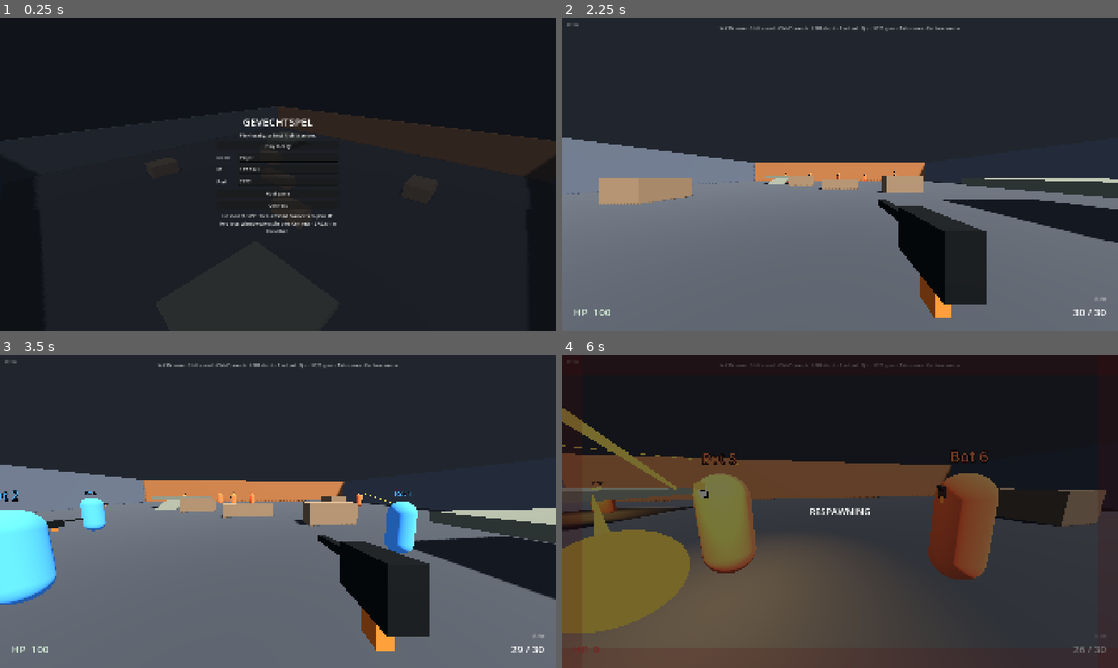
Above: before the commit, frames 1-4 (two rows, left to right).
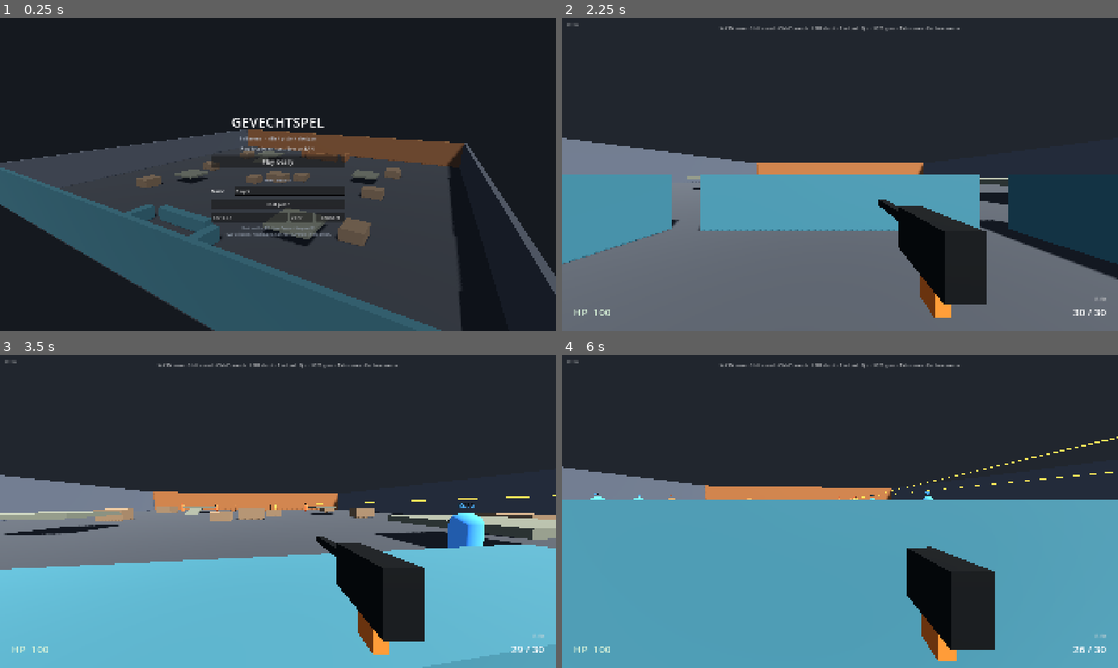
Above: after the commit, the same moments.

Repository: MezzoSplash/gevechtspel2
Game: Godot game, scene res://scenes/main.tscn
Two runs of this game, one before a commit and one after it. Both use one fixed random seed, a clock stepped at 60 frames per second and the inputs below.
Inputs (mouse positions are in pixels of both pictures, inside the frame that each line leads up to):
- Up to frame 1 (0.25 s): no input
- Up to frame 2 (2.25 s): click "Host game" at 0.5 s; click "Connect" at 1.25 s; click "Play locally" at 2 s
- Up to frame 3 (3.5 s): tap Enter at 2.75 s; move the mouse to (305, 511) at 2.77 s; hold W (move_forward) from 2.78 s (still down); hold Ctrl (crouch) from 2.78 s (still down); click (305, 511) at 2.92 s; tap Space (jump) at 3.02 s
- Up to frame 4 (6 s): keep holding W (move_forward); move the mouse to (812, 511) at 3.52 s; release Ctrl (crouch) at 3.53 s; click (812, 511) at 3.6 s; tap Space (jump) at 3.77, 5.27 s; move the mouse to (851, 505) at 4.27 s; hold Shift (sprint) 4.28-5.03 s; click (851, 505) at 4.42 s; move the mouse to (834, 517) at 5.02 s; tap Q (switch_weapon) at 5.1 s; click (834, 517) at 5.17 s; move the mouse to (878, 514) at 5.77 s; tap 1 (weapon_1) at 5.85 s; click (878, 514) at 5.92 s

The runs differ from the first frame. In frame 1, 43% of the frame differs, in the area x 0-100%, y 28-100%; in frame 2, 18%; in frame 3, 43%; in frame 4, 66%, in the area x 0-100%, y 0-100%.

Commit message:
v0.2.0
Larger 3-lane arena, spawn pockets, main menu scene, and spawn-in-cover fix.

Diff:
--- a/scenes/main.tscn
+++ b/scenes/main.tscn
@@ -1,8 +1,9 @@
-[gd_scene load_steps=11 format=3]
+[gd_scene load_steps=12 format=3]
 
 [ext_resource type="Script" path="res://scripts/main.gd" id="1_main"]
 [ext_resource type="PackedScene" path="res://scenes/player.tscn" id="2_player"]
 [ext_resource type="PackedScene" path="res://scenes/hud.tscn" id="4_hud"]
+[ext_resource type="PackedScene" path="res://scenes/menu.tscn" id="5_menu"]
 
 [sub_resource type="Environment" id="Environment_arena"]
 background_mode = 1
@@ -42,9 +43,9 @@
 script = ExtResource("1_main")
 
 [node name="MenuCamera" type="Camera3D" parent="."]
-transform = Transform3D(0.707107, -0.353553, 0.612372, 0, 0.866025, 0.5, -0.707107, -0.353553, 0.612372, 16, 11, 16)
+transform = Transform3D(1, 0, 0, 0, 1, 0, 0, 0, 1, 24, 14, 40)
 current = true
-fov = 70.0
+fov = 62.0
 groups = ["menu_camera"]
 
 [node name="WorldEnvironment" type="WorldEnvironment" parent="."]
@@ -65,67 +66,127 @@
 
 [node name="Floor" type="CSGBox3D" parent="Arena"]
 transform = Transform3D(1, 0, 0, 0, 1, 0, 0, 0, 1, 0, -0.5, 0)
-size = Vector3(44, 1, 44)
+size = Vector3(60, 1, 60)
 material = SubResource("Mat_floor")
 
 [node name="WallNorth" type="CSGBox3D" parent="Arena"]
-transform = Transform3D(1, 0, 0, 0, 1, 0, 0, 0, 1, 0, 2, -22)
-size = Vector3(44, 5, 0.5)
+transform = Transform3D(1, 0, 0, 0, 1, 0, 0, 0, 1, 0, 2.5, -30)
+size = Vector3(60, 6, 0.5)
 material = SubResource("Mat_wall_warm")
 
 [node name="WallSouth" type="CSGBox3D" parent="Arena"]
-transform = Transform3D(1, 0, 0, 0, 1, 0, 0, 0, 1, 0, 2, 22)
-size = Vector3(44, 5, 0.5)
+transform = Transform3D(1, 0, 0, 0, 1, 0, 0, 0, 1, 0, 2.5, 30)
+size = Vector3(60, 6, 0.5)
 material = SubResource("Mat_wall_cool")
 
 [node name="WallWest" type="CSGBox3D" parent="Arena"]
-transform = Transform3D(1, 0, 0, 0, 1, 0, 0, 0, 1, -22, 2, 0)
-size = Vector3(0.5, 5, 44)
+transform = Transform3D(1, 0, 0, 0, 1, 0, 0, 0, 1, -30, 2.5, 0)
+size = Vector3(0.5, 6, 60)
 material = SubResource("Mat_wall")
 
 [node name="WallEast" type="CSGBox3D" parent="Arena"]
-transform = Transform3D(1, 0, 0, 0, 1, 0, 0, 0, 1, 22, 2, 0)
-size = Vector3(0.5, 5, 44)
+transform = Transform3D(1, 0, 0, 0, 1, 0, 0, 0, 1, 30, 2.5, 0)
+size = Vector3(0.5, 6, 60)
 material = SubResource("Mat_wall")
 
-[node name="CoverA" type="CSGBox3D" parent="Arena"]
-transform = Transform3D(1, 0, 0, 0, 1, 0, 0, 0, 1, -5.5, 0.7, -4)
-size = Vector3(3.2, 1.4, 1.4)
-material = SubResource("Mat_cover")
-
-[node name="CoverB" type="CSGBox3D" parent="Arena"]
-transform = Transform3D(1, 0, 0, 0, 1, 0, 0, 0, 1, 5.5, 0.7, 4)
-size = Vector3(3.2, 1.4, 1.4)
-material = SubResource("Mat_cover")
-
-[node name="CoverC" type="CSGBox3D" parent="Arena"]
-transform = Transform3D(1, 0, 0, 0, 1, 0, 0, 0, 1, 0, 0.55, 0)
-size = Vector3(4.2, 1.1, 1.2)
-material = SubResource("Mat_cover")
-
-[node name="CoverD" type="CSGBox3D" parent="Arena"]
-transform = Transform3D(1, 0, 0, 0, 1, 0, 0, 0, 1, -12, 0.7, 8)
-size = Vector3(2.2, 1.4, 3.0)
-material = SubResource("Mat_cover")
-
-[node name="CoverE" type="CSGBox3D" parent="Arena"]
-transform = Transform3D(1, 0, 0, 0, 1, 0, 0, 0, 1, 12, 0.7, -8)
-size = Vector3(2.2, 1.4, 3.0)
-material = SubResource("Mat_cover")
+[node name="MidA" type="CSGBox3D" parent="Arena"]
+transform = Transform3D(1, 0, 0, 0, 1, 0, 0, 0, 1, 0, 0.7, 0)
+size = Vector3(3.6, 1.4, 2.4)
+material = SubResource("Mat_cover")
+
+[node name="MidB" type="CSGBox3D" parent="Arena"]
+transform = Transform3D(1, 0, 0, 0, 1, 0, 0, 0, 1, -3.4, 0.55, 2.8)
+size = Vector3(2.2, 1.1, 2.2)
+material = SubResource("Mat_cover")
+
+[node name="MidC" type="CSGBox3D" parent="Arena"]
+transform = Transform3D(1, 0, 0, 0, 1, 0, 0, 0, 1, 3.4, 0.55, -2.8)
+size = Vector3(2.2, 1.1, 2.2)
+material = SubResource("Mat_cover")
+
+[node name="West1" type="CSGBox3D" parent="Arena"]
+transform = Transform3D(1, 0, 0, 0, 1, 0, 0, 0, 1, -18, 0.7, -14)
+size = Vector3(2.6, 1.4, 3.0)
+material = SubResource("Mat_cover")
+
+[node name="West2" type="CSGBox3D" parent="Arena"]
+transform = Transform3D(1, 0, 0, 0, 1, 0, 0, 0, 1, -17, 0.7, 0)
+size = Vector3(3.0, 1.4, 1.8)
+material = SubResource("Mat_cover")
+
+[node name="West3" type="CSGBox3D" parent="Arena"]
+transform = Transform3D(1, 0, 0, 0, 1, 0, 0, 0, 1, -18, 0.7, 14)
+size = Vector3(2.6, 1.4, 3.0)
+material = SubResource("Mat_cover")
+
+[node name="East1" type="CSGBox3D" parent="Arena"]
+transform = Transform3D(1, 0, 0, 0, 1, 0, 0, 0, 1, 18, 0.7, 14)
+size = Vector3(2.6, 1.4, 3.0)
+material = SubResource("Mat_cover")
+
+[node name="East2" type="CSGBox3D" parent="Arena"]
+transform = Transform3D(1, 0, 0, 0, 1, 0, 0, 0, 1, 17, 0.7, 0)
+size = Vector3(3.0, 1.4, 1.8)
+material = SubResource("Mat_cover")
+
+[node name="East3" type="CSGBox3D" parent="Arena"]
+transform = Transform3D(1, 0, 0, 0, 1, 0, 0, 0, 1, 18, 0.7, -14)
+size = Vector3(2.6, 1.4, 3.0)
+material = SubResource("Mat_cover")
+
+[node name="SpawnBlueFront" type="CSGBox3D" parent="Arena"]
+transform = Transform3D(1, 0, 0, 0, 1, 0, 0, 0, 1, 0, 0.8, 21.5)
+size = Vector3(8.0, 1.6, 1.1)
+material = SubResource("Mat_wall_cool")
+
+[node name="SpawnBlueL" type="CSGBox3D" parent="Arena"]
+transform = Transform3D(1, 0, 0, 0, 1, 0, 0, 0, 1, -5.5, 0.8, 24)
+size = Vector3(1.1, 1.6, 4.2)
+material = SubResource("Mat_wall_cool")
+
+[node name="SpawnBlueR" type="CSGBox3D" parent="Arena"]
+transform = Transform3D(1, 0, 0, 0, 1, 0, 0, 0, 1, 5.5, 0.8, 24)
+size = Vector3(1.1, 1.6, 4.2)
+material = SubResource("Mat_wall_cool")
+
+[node name="SpawnOrangeFront" type="CSGBox3D" parent="Arena"]
+transform = Transform3D(1, 0, 0, 0, 1, 0, 0, 0, 1, 0, 0.8, -21.5)
+size = Vector3(8.0, 1.6, 1.1)
+material = SubResource("Mat_wall_warm")
+
+[node name="SpawnOrangeL" type="CSGBox3D" parent="Arena"]
+transform = Transform3D(1, 0, 0, 0, 1, 0, 0, 0, 1, -5.5, 0.8, -24)
+size = Vector3(1.1, 1.6, 4.2)
+material = SubResource("Mat_wall_warm")
+
+[node name="SpawnOrangeR" type="CSGBox3D" parent="Arena"]
+transform = Transform3D(1, 0, 0, 0, 1, 0, 0, 0, 1, 5.5, 0.8, -24)
+size = Vector3(1.1, 1.6, 4.2)
+material = SubResource("Mat_wall_warm")
 
 [node name="Platform" type="CSGBox3D" parent="Arena"]
-transform = Transform3D(1, 0, 0, 0, 1, 0, 0, 0, 1, -10, 1.2, -12)
-size = Vector3(6, 0.4, 6)
+transform = Transform3D(1, 0, 0, 0, 1, 0, 0, 0, 1, -12, 1.15, -16)
+size = Vector3(5.5, 0.35, 5.5)
 material = SubResource("Mat_ramp")
 
 [node name="Ramp" type="CSGBox3D" parent="Arena"]
-transform = Transform3D(1, 0, 0, 0, 0.939693, -0.34202, 0, 0.34202, 0.939693, -10, 0.55, -8.2)
+transform = Transform3D(1, 0, 0, 0, 0.939693, -0.34202, 0, 0.34202, 0.939693, -12, 0.55, -12.2)
 size = Vector3(2.4, 0.3, 4.2)
 material = SubResource("Mat_ramp")
 
 [node name="PlatformB" type="CSGBox3D" parent="Arena"]
-transform = Transform3D(1, 0, 0, 0, 1, 0, 0, 0, 1, 10, 1.2, 12)
-size = Vector3(6, 0.4, 6)
+transform = Transform3D(1, 0, 0, 0, 1, 0, 0, 0, 1, 12, 1.15, 16)
+size = Vector3(5.5, 0.35, 5.5)
+material = SubResource("Mat_ramp")
+
+[node name="PlatformC" type="CSGBox3D" parent="Arena"]
+transform = Transform3D(1, 0, 0, 0, 1, 0, 0, 0, 1, 14, 1.25, -8)
+size = Vector3(4.2, 0.35, 4.2)
+material = SubResource("Mat_ramp")
+
+[node name="PlatformD" type="CSGBox3D" parent="Arena"]
+transform = Transform3D(1, 0, 0, 0, 1, 0, 0, 0, 1, -14, 1.25, 8)
+size = Vector3(4.2, 0.35, 4.2)
 material = SubResource("Mat_ramp")
 
 [node name="Players" type="Node3D" parent="."]
@@ -137,10 +198,4 @@
 
 [node name="Hud" parent="CanvasLayer" instance=ExtResource("4_hud")]
 
-[node name="Menu" type="Control" parent="CanvasLayer"]
-layout_mode = 3
-anchors_preset = 15
-anchor_right = 1.0
-anchor_bottom = 1.0
-grow_horizontal = 2
-grow_vertical = 2
+[node name="Menu" parent="CanvasLayer" instance=ExtResource("5_menu")]
--- /dev/null
+++ b/scenes/menu.tscn
@@ -0,0 +1,124 @@
+[gd_scene load_steps=2 format=3]
+
+[ext_resource type="Script" path="res://scripts/menu.gd" id="1_menu"]
+
+[node name="Menu" type="Control"]
+layout_mode = 3
+anchors_preset = 15
+anchor_right = 1.0
+anchor_bottom = 1.0
+grow_horizontal = 2
+grow_vertical = 2
+mouse_filter = 0
+script = ExtResource("1_menu")
+
+[node name="Dim" type="ColorRect" parent="."]
+layout_mode = 1
+anchors_preset = 15
+anchor_right = 1.0
+anchor_bottom = 1.0
+grow_horizontal = 2
+grow_vertical = 2
+mouse_filter = 2
+color = Color(0.04, 0.05, 0.07, 0.52)
+
+[node name="Center" type="CenterContainer" parent="."]
+layout_mode = 1
+anchors_preset = 15
+anchor_right = 1.0
+anchor_bottom = 1.0
+grow_horizontal = 2
+grow_vertical = 2
+mouse_filter = 2
+
+[node name="Col" type="VBoxContainer" parent="Center"]
+layout_mode = 2
+custom_minimum_size = Vector2(460, 0)
+theme_override_constants/separation = 12
+
+[node name="Title" type="Label" parent="Center/Col"]
+layout_mode = 2
+theme_override_font_sizes/font_size = 48
+text = "GEVECHTSPEL"
+horizontal_alignment = 1
+
+[node name="Tag" type="Label" parent="Center/Col"]
+layout_mode = 2
+theme_override_colors/font_color = Color(0.72, 0.76, 0.82, 1)
+theme_override_font_sizes/font_size = 16
+text = "5v5 arena  ·  rifle / pistol / shotgun"
+horizontal_alignment = 1
+
+[node name="Status" type="Label" parent="Center/Col"]
+layout_mode = 2
+theme_override_colors/font_color = Color(0.85, 0.88, 0.92, 1)
+text = "Play locally, or host / join on LAN."
+horizontal_alignment = 1
+autowrap_mode = 3
+
+[node name="PlayButton" type="Button" parent="Center/Col"]
+custom_minimum_size = Vector2(0, 44)
+layout_mode = 2
+theme_override_font_sizes/font_size = 20
+text = "Play locally"
+
+[node name="Gap" type="Control" parent="Center/Col"]
+custom_minimum_size = Vector2(0, 8)
+layout_mode = 2
+
+[node name="MpLabel" type="Label" parent="Center/Col"]
+layout_mode = 2
+theme_override_colors/font_color = Color(0.62, 0.68, 0.78, 1)
+theme_override_font_sizes/font_size = 14
+text = "MULTIPLAYER"
+horizontal_alignment = 1
+
+[node name="NameRow" type="HBoxContainer" parent="Center/Col"]
+layout_mode = 2
+theme_override_constants/separation = 10
+
+[node name="NameLabel" type="Label" parent="Center/Col/NameRow"]
+custom_minimum_size = Vector2(70, 0)
+layout_mode = 2
+text = "Name"
+
+[node name="NameEdit" type="LineEdit" parent="Center/Col/NameRow"]
+layout_mode = 2
+size_flags_horizontal = 3
+text = "Player"
+placeholder_text = "Player"
+
+[node name="HostButton" type="Button" parent="Center/Col"]
+custom_minimum_size = Vector2(0, 36)
+layout_mode = 2
+text = "Host game"
+
+[node name="JoinRow" type="HBoxContainer" parent="Center/Col"]
+layout_mode = 2
+theme_override_constants/separation = 8
+
+[node name="IpEdit" type="LineEdit" parent="Center/Col/JoinRow"]
+layout_mode = 2
+size_flags_horizontal = 3
+text = "127.0.0.1"
+placeholder_text = "IP"
+
+[node name="PortEdit" type="LineEdit" parent="Center/Col/JoinRow"]
+custom_minimum_size = Vector2(80, 0)
+layout_mode = 2
+text = "7777"
+placeholder_text = "Port"
+
+[node name="JoinButton" type="Button" parent="Center/Col/JoinRow"]
+custom_minimum_size = Vector2(100, 0)
+layout_mode = 2
+text = "Connect"
+
+[node name="Hint" type="Label" parent="Center/Col"]
+layout_mode = 2
+theme_override_colors/font_color = Color(0.58, 0.62, 0.68, 1)
+theme_override_font_sizes/font_size = 13
+text = "Host on this PC, then Connect to your IP.
+Two windows: Host in one, Connect 127.0.0.1 in the other."
+horizontal_alignment = 1
+autowrap_mode = 3
--- a/scripts/main.gd
+++ b/scripts/main.gd
@@ -2,18 +2,18 @@
 
 const PLAYER_SCENE := preload("res://scenes/player.tscn")
 const TEAM_A_SPAWNS := [
-	Vector3(0.0, 0.0, 18.0),
-	Vector3(6.0, 0.0, 18.0),
-	Vector3(-6.0, 0.0, 18.0),
-	Vector3(11.0, 0.0, 14.0),
-	Vector3(-11.0, 0.0, 14.0),
+	Vector3(0.0, 0.0, 26.5),
+	Vector3(3.0, 0.0, 26.5),
+	Vector3(-3.0, 0.0, 26.5),
+	Vector3(10.0, 0.0, 24.5),
+	Vector3(-10.0, 0.0, 24.5),
 ]
 const TEAM_B_SPAWNS := [
-	Vector3(0.0, 0.0, -18.0),
-	Vector3(6.0, 0.0, -18.0),
-	Vector3(-6.0, 0.0, -18.0),
-	Vector3(11.0, 0.0, -14.0),
-	Vector3(-11.0, 0.0, -14.0),
+	Vector3(0.0, 0.0, -26.5),
+	Vector3(3.0, 0.0, -26.5),
+	Vector3(-3.0, 0.0, -26.5),
+	Vector3(10.0, 0.0, -24.5),
+	Vector3(-10.0, 0.0, -24.5),
 ]
 
 enum MatchState { WARMUP, PLAYING, ROUND_END, INTERMISSION }
@@ -21,13 +21,9 @@
 @onready var players_root: Node3D = $Players
 @onready var spawner: MultiplayerSpawner = $MultiplayerSpawner
 @onready var hud: Hud = $CanvasLayer/Hud
-@onready var menu: Control = $CanvasLayer/Menu
+@onready var menu = $CanvasLayer/Menu
 
 var _spawn_i := [0, 0]
-var _status: Label
-var _name_edit: LineEdit
-var _ip_edit: LineEdit
-var _port_edit: LineEdit
 var _match_state := MatchState.WARMUP
 var _state_timer := 0.0
 var _bot_id_counter := -1
@@ -36,7 +32,8 @@
 func _ready() -> void:
 	DisplayServer.window_set_title("Gevechtspel")
 	if has_node("MenuCamera"):
-		$MenuCamera.look_at(Vector3(0, 1, 0))
+		$MenuCamera.global_position = Vector3(24, 14, 40)
+		$MenuCamera.look_at(Vector3(0, 1.2, 0))
 		$MenuCamera.current = true
 	hud.visible = false
 	Input.mouse_mode = Input.MOUSE_MODE_VISIBLE
@@ -49,18 +46,20 @@
 	multiplayer.server_disconnected.connect(_on_server_disconnected)
 	Game.local_player_ready.connect(_on_local_player_ready)
 	Game.round_ended.connect(_on_round_ended)
+	menu.play_local_pressed.connect(_play_locally)
+	menu.host_pressed.connect(_host_game)
+	menu.connect_pressed.connect(_connect_to_server)
 	call_deferred("_bake_nav")
-	_build_menu()
 	var args := _parse_args()
 	if args.get("name", "") != "":
 		Game.player_name = args["name"]
-		_name_edit.text = Game.player_name
+		menu.set_player_name(Game.player_name)
 	if args.get("server", false):
 		_start_server(int(args.get("port", Game.DEFAULT_PORT)), true)
 		return
 	if str(args.get("connect", "")) != "":
-		_ip_edit.text = str(args["connect"])
-		_port_edit.text = str(args.get("port", Game.DEFAULT_PORT))
+		menu.set_host_ip(str(args["connect"]))
+		menu.set_host_port(int(args.get("port", Game.DEFAULT_PORT)))
 		_connect_to_server()
 		return
 	menu.visible = true
@@ -173,74 +172,6 @@
 			p.apply_respawn_state()
 
 
-func _build_menu() -> void:
-	var root := menu
-	root.set_anchors_preset(Control.PRESET_FULL_RECT)
-	root.mouse_filter = Control.MOUSE_FILTER_STOP
-	for c in root.get_children():
-		c.queue_free()
-	var dim := ColorRect.new()
-	dim.set_anchors_preset(Control.PRESET_FULL_RECT)
-	dim.color = Color(0.05, 0.06, 0.08, 0.82)
-	root.add_child(dim)
-	var center := CenterContainer.new()
-	center.set_anchors_preset(Control.PRESET_FULL_RECT)
-	center.mouse_filter = Control.MOUSE_FILTER_IGNORE
-	root.add_child(center)
-	var col := VBoxContainer.new()
-	col.custom_minimum_size = Vector2(420, 0)
-	col.add_theme_constant_override("separation", 10)
-	center.add_child(col)
-	var title := Label.new()
-	title.text = "GEVECHTSPEL"
-	title.horizontal_alignment = HORIZONTAL_ALIGNMENT_CENTER
-	title.add_theme_font_size_override("font_size", 36)
-	col.add_child(title)
-	_status = Label.new()
-	_status.horizontal_alignment = HORIZONTAL_ALIGNMENT_CENTER
-	_status.text = "Play locally, or host / join a server."
-	col.add_child(_status)
-	var play_btn := Button.new()
-	play_btn.text = "Play locally"
-	play_btn.pressed.connect(_play_locally)
-	col.add_child(play_btn)
-	col.add_child(_labeled_edit("Name", "Player", true))
-	col.add_child(_labeled_edit("IP", "127.0.0.1", false))
-	col.add_child(_labeled_edit("Port", str(Game.DEFAULT_PORT), false))
-	var host_btn := Button.new()
-	host_btn.text = "Host game"
-	host_btn.pressed.connect(_host_game)
-	col.add_child(host_btn)
-	var join_btn := Button.new()
-	join_btn.text = "Connect"
-	join_btn.pressed.connect(_connect_to_server)
-	col.add_child(join_btn)
-	var hint := Label.new()
-	hint.text = "Host on this PC, then a friend Connects to your IP.\nTwo local windows: Host in one, Connect 127.0.0.1 in the other."
-	hint.horizontal_alignment = HORIZONTAL_ALIGNMENT_CENTER
-	hint.autowrap_mode = TextServer.AUTOWRAP_WORD_SMART
-	col.add_child(hint)
-
-
-func _labeled_edit(label: String, value: String, is_name: bool) -> HBoxContainer:
-	var row := HBoxContainer.new()
-	var l := Label.new()
-	l.text = label
-	l.custom_minimum_size = Vector2(70, 0)
-	var edit := LineEdit.new()
-	edit.text = value
-	edit.size_flags_horizontal = Control.SIZE_EXPAND_FILL
-	row.add_child(l)
-	row.add_child(edit)
-	if is_name:
-		_name_edit = edit
-	elif label == "IP":
-		_ip_edit = edit
-	else:
-		_port_edit = edit
-	return row
-
-
 func _enter_play() -> void:
 	menu.visible = false
 	menu.mouse_filter = Control.MOUSE_FILTER_IGNORE
@@ -258,7 +189,7 @@
 func _play_locally() -> void:
 	Game.is_offline = true
 	Game.is_dedicated = false
-	Game.player_name = _name_edit.text.strip_edges()
+	Game.player_name = menu.player_name()
 	if Game.player_name == "":
 		Game.player_name = "Player"
 	_enter_play()
@@ -269,10 +200,10 @@
 
 
 func _host_game() -> void:
-	Game.player_name = _name_edit.text.strip_edges()
+	Game.player_name = menu.player_name()
 	if Game.player_name == "":
 		Game.player_name = "Host"
-	_start_server(int(_port_edit.text), false)
+	_start_server(menu.host_port(), false)
 
 
 func _start_server(port: int, dedicated: bool) -> void:
@@ -304,11 +235,11 @@
 
 
 func _connect_to_server() -> void:
-	Game.player_name = _name_edit.text.strip_edges()
+	Game.player_name = menu.player_name()
 	if Game.player_name == "":
 		Game.player_name = "Player"
-	var ip := _ip_edit.text.strip_edges()
-	var port := int(_port_edit.text)
+	var ip: String = menu.host_ip()
+	var port: int = menu.host_port()
 	print("CLIENT: Creating client peer for %s:%d" % [ip, port])
 	var peer := ENetMultiplayerPeer.new()
 	var err := peer.create_client(ip, port)
@@ -549,6 +480,6 @@
 
 
 func _set_status(t: String) -> void:
-	if _status:
-		_status.text = t
+	if menu:
+		menu.set_status(t)
 	print(t)
--- /dev/null
+++ b/scripts/menu.gd
@@ -0,0 +1,49 @@
+class_name MainMenu
+extends Control
+
+signal play_local_pressed
+signal host_pressed
+signal connect_pressed
+
+@onready var status_label: Label = $Center/Col/Status
+@onready var name_edit: LineEdit = $Center/Col/NameRow/NameEdit
+@onready var ip_edit: LineEdit = $Center/Col/JoinRow/IpEdit
+@onready var port_edit: LineEdit = $Center/Col/JoinRow/PortEdit
+
+
+func _ready() -> void:
+	$Center/Col/PlayButton.pressed.connect(func() -> void: play_local_pressed.emit())
+	$Center/Col/HostButton.pressed.connect(func() -> void: host_pressed.emit())
+	$Center/Col/JoinRow/JoinButton.pressed.connect(func() -> void: connect_pressed.emit())
+
+
+func set_status(t: String) -> void:
+	if status_label:
+		status_label.text = t
+
+
+func player_name() -> String:
+	return name_edit.text.strip_edges() if name_edit else "Player"
+
+
+func host_ip() -> String:
+	return ip_edit.text.strip_edges() if ip_edit else "127.0.0.1"
+
+
+func host_port() -> int:
+	return int(port_edit.text) if port_edit else Game.DEFAULT_PORT
+
+
+func set_player_name(n: String) -> void:
+	if name_edit:
+		name_edit.text = n
+
+
+func set_host_ip(ip: String) -> void:
+	if ip_edit:
+		ip_edit.text = ip
+
+
+func set_host_port(port: int) -> void:
+	if port_edit:
+		port_edit.text = str(port)
Not shown, changed: export_presets.cfg
Not shown, changed: AGENTS.md
Not shown, changed: README.md
